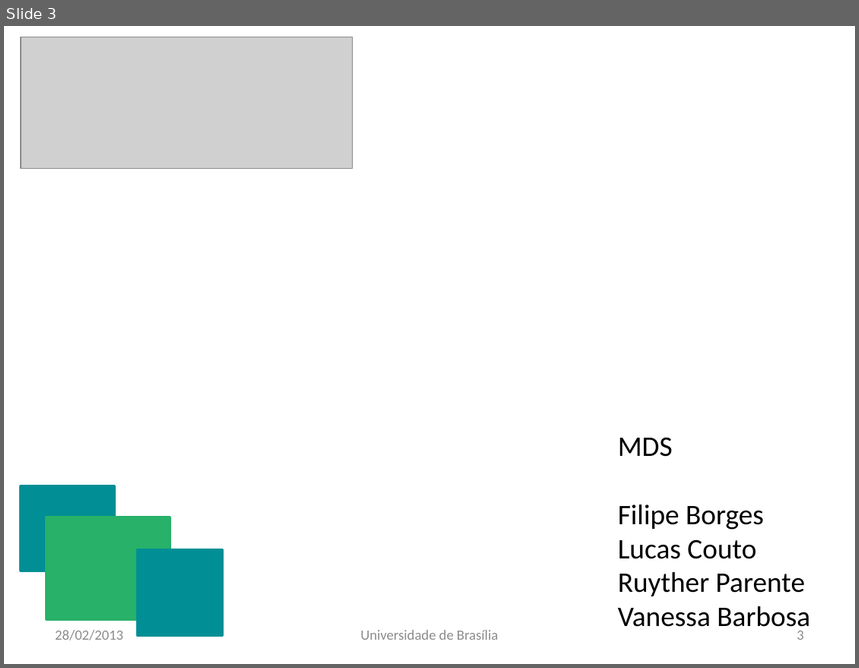
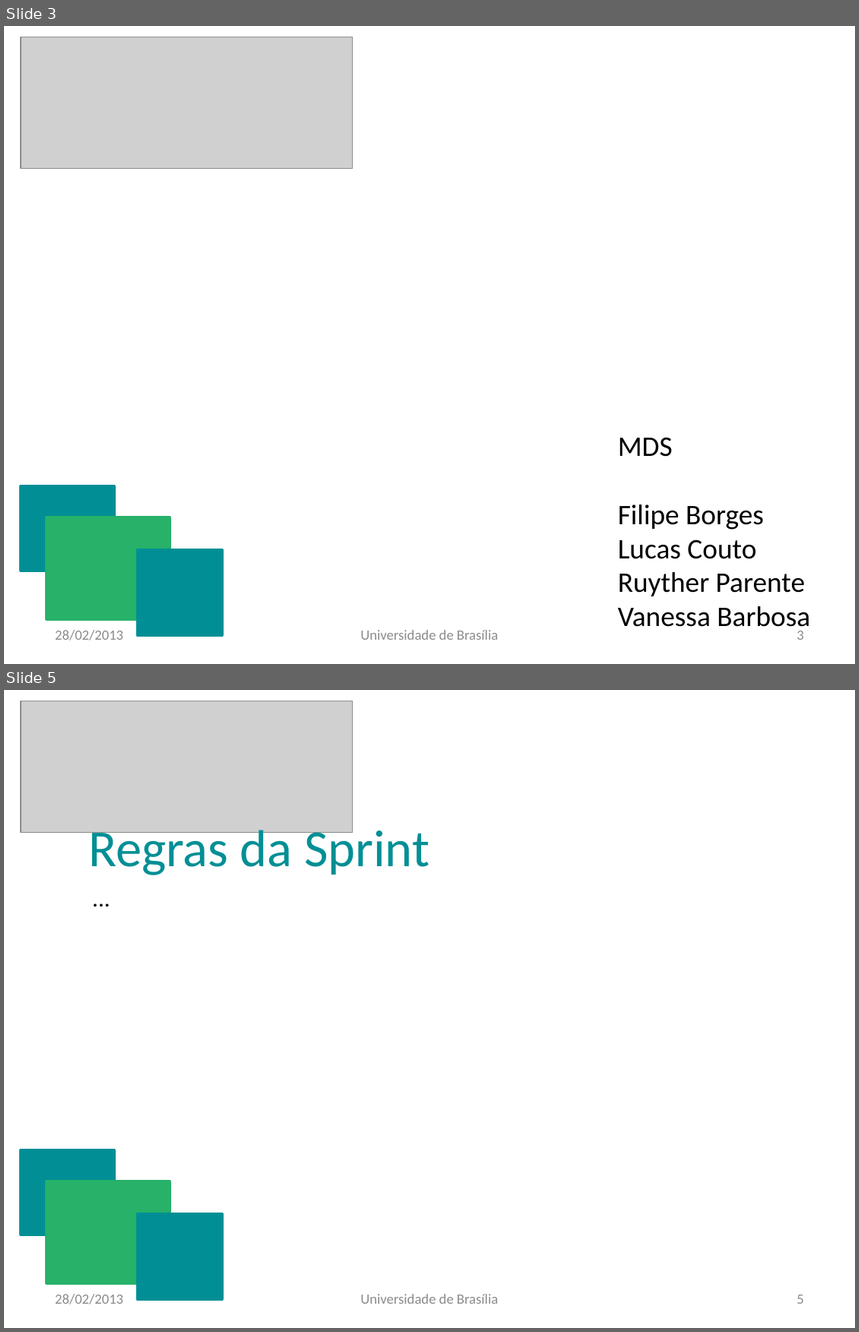
Before and after one commit to vanessabmdf/gpp_mds, a slide deck: Documentos/GPP.pptx. Shown one above the other, each under a label of ours: slide 3 before the commit, slides 3 and 5 after it; the slides between them are not shown. The pictures are 859x668 and 859x1332 pixels, drawn with LibreOffice and Linux fonts; fonts in the diff are those of the drawing; grey boxes stand for pictures. Boxes give left, top, right and bottom in pixels: in the first picture for what was removed or moved away, otherwise in the second. Text is boxed around its words. In the diff, an @@ line names an element or a change of style, - is before the commit and + after.

```diff
--- a/Documentos/GPP.pptx
+++ b/Documentos/GPP.pptx
@@ slide 5 added at bbox=[4, 690, 855, 1328], background #FFFFFF @@
@@ picture added at bbox=[21, 701, 353, 833] @@
@@ text added at bbox=[88, 823, 430, 875], 44 pt, text #018F95 @@
+Regras da Sprint
@@ text added at bbox=[84, 879, 769, 980], 20 pt, text #000000 @@
+...
@@ rectangle added at bbox=[20, 1150, 115, 1235], fill #018F95, outline #018F95 2 pt @@
@@ rectangle added at bbox=[46, 1181, 170, 1284], fill #27B169, outline #27B169 2 pt @@
@@ rectangle added at bbox=[137, 1214, 222, 1300], fill #018F95, outline #018F95 2 pt @@
@@ text added at bbox=[55, 1294, 123, 1305], 12 pt, text #8C8C8C @@
+28/02/2013
@@ text added at bbox=[360, 1294, 498, 1304], 12 pt, text #8C8C8C @@
+Universidade de Brasília
@@ page number added at bbox=[797, 1295, 804, 1304], 12 pt, text #8C8C8C @@
+5
```
Also in this commit, not shown: 1 slide changed, 18 other slides added.
